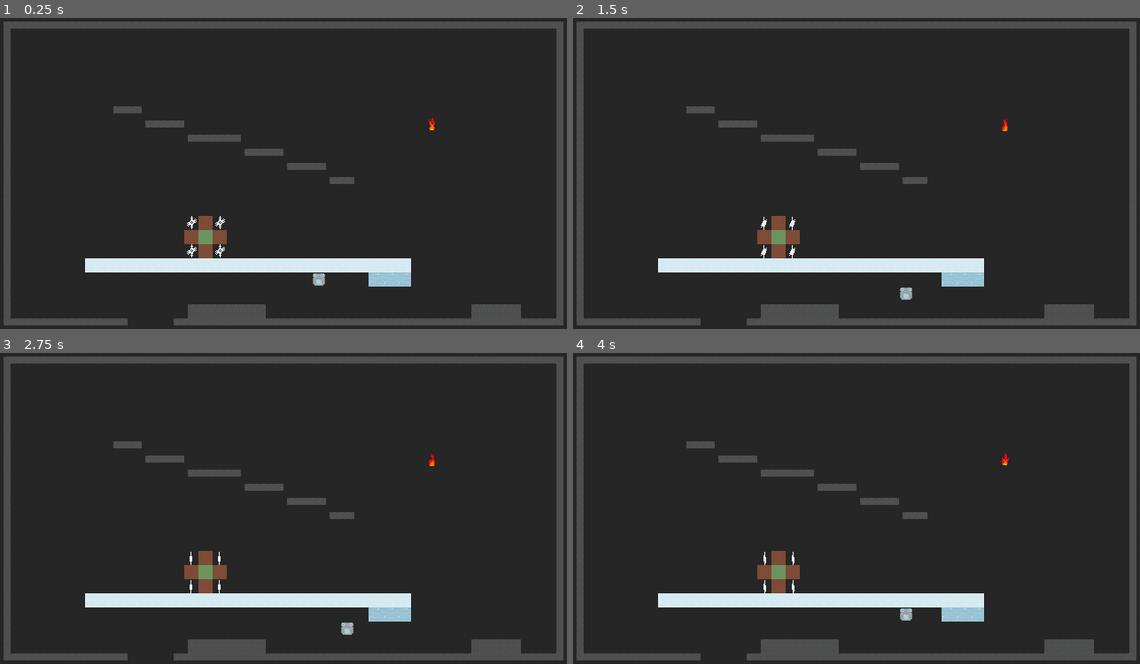
Above: before the commit, frames 1-4 (two rows, left to right).
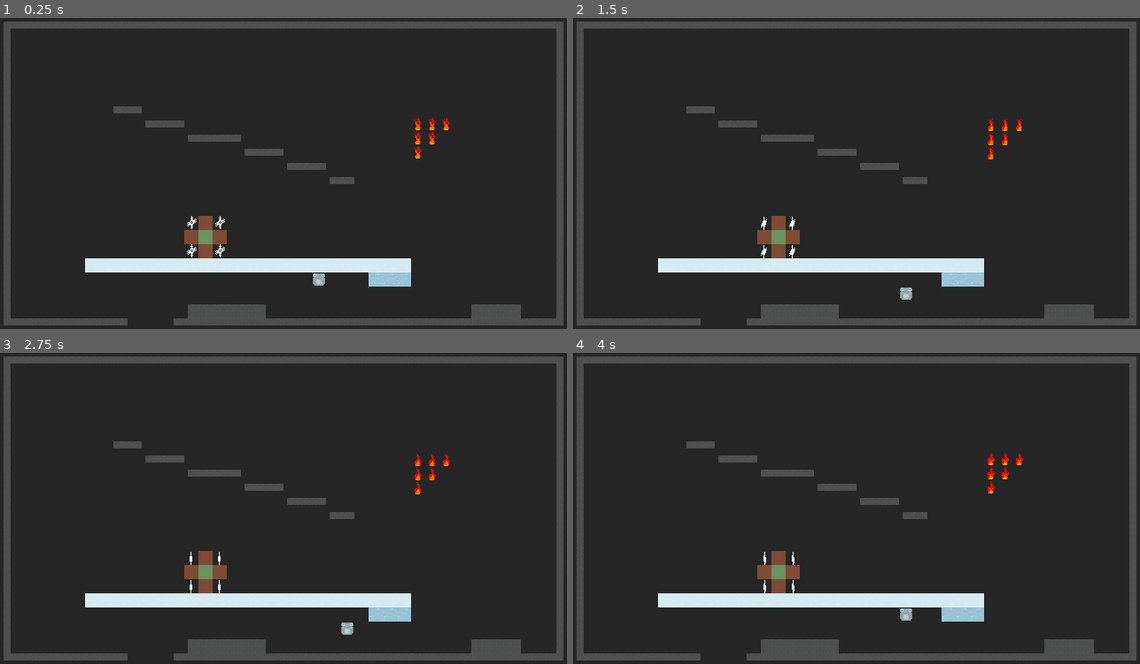
Above: after the commit, the same moments.

Repository: PhotonChaos/TemperatureBalance
Game: Godot game, scene res://scenes/main.tscn
Same seed, same stepped clock (60 frames per second), same inputs: the game is played once before the commit and once after it.
Inputs (mouse positions are in pixels of both pictures, inside the frame that each line leads up to):
- Up to frame 1 (0.25 s): no input
- Up to frame 2 (1.5 s): move the mouse to (981, 157) at 0.52 s; hold Right (move_right) 0.53-1.28 s; click (981, 157) at 0.67 s; move the mouse to (743, 189) at 1.27 s; hold Down (move_down) from 1.28 s (still down)
- Up to frame 3 (2.75 s): move the mouse to (340, 440) at 2.02 s; release Down (move_down) at 2.03 s; hold Right (move_right) from 2.03 s (still down)
- Up to frame 4 (4 s): move the mouse to (828, 570) at 2.77 s; release Right (move_right) at 2.78 s; hold Up (move_up) 2.78-3.53 s; click (828, 570) at 2.92 s; move the mouse to (1026, 555) at 3.52 s; hold Left (move_left) from 3.53 s (still down)

The runs differ from the first frame. In frame 1, 0.2% of the frame differs, in the area x 72-80%, y 32-46%; in frame 2, 0.1%; in frame 3, 0.1%; in frame 4, 0.2%.

Commit message:
Ice actually working

Diff:
--- a/scenes/levels/Level.tscn
+++ b/scenes/levels/Level.tscn
@@ -428,7 +428,7 @@
 player_template = ExtResource("2_k4dkn")
 
 [node name="LevelLayer" type="TileMapLayer" parent="."]
-tile_map_data = PackedByteArray("AAAAAAAAAAAAAAEAAAAAAAEAAAA …(2816 unchanged characters)… AAAAAAAAXABEAAwAAAAAAAAAYABEAAwAAAAAAAAA=")
+tile_map_data = PackedByteArray("AAAAAAAAAAAAAAEAAAAAAAEAAAA …(2816 unchanged characters)… AAAAAAAAXABEAAwAAAAAAAAAYABEAAwAAAAAAAAAdAAkABAAAAAAAAAAdAAgABAAAAAAAAAAdAAcABAAAAAAAAAAfAAcABAAAAAAAAAAeAAgABAAAAAAAAAA=")
 tile_set = SubResource("TileSet_u78y0")
 collision_enabled = false
 
--- a/scripts/level.gd
+++ b/scripts/level.gd
@@ -108,7 +108,7 @@
 				loss.emit()
 
 		TileType.ICE:
-			player_ref.forced_move = player_ref.MoveDir.LEFT
+			player_ref.forced_move = player_ref.last_move
 			player_ref.cooldown = player_ref.MAX_COOLDOWN * 10
 
 			if player_ref.temperature > 0:
--- a/scripts/player.gd
+++ b/scripts/player.gd
@@ -16,6 +16,7 @@
 enum MoveDir { NONE, UP, DOWN, LEFT, RIGHT }
 
 var forced_move: MoveDir = MoveDir.NONE
+var last_move: MoveDir = MoveDir.NONE
 
 # Movement cooldown
 const MAX_COOLDOWN = 0.01
@@ -67,15 +68,19 @@
 
 	if event.is_action_pressed("move_up") and can_move(MoveDir.UP):
 		forced_move = MoveDir.NONE
+		last_move = MoveDir.UP
 		request_move.emit(0, -1)
 	elif event.is_action_pressed("move_down") and can_move(MoveDir.DOWN):
 		forced_move = MoveDir.NONE
+		last_move = MoveDir.DOWN
 		request_move.emit(0, 1)
 	elif event.is_action_pressed("move_left") and can_move(MoveDir.LEFT):
 		forced_move = MoveDir.NONE
+		last_move = MoveDir.LEFT
 		request_move.emit(-1, 0)
 	elif event.is_action_pressed("move_right") and can_move(MoveDir.RIGHT):
 		forced_move = MoveDir.NONE
+		last_move = MoveDir.RIGHT
 		request_move.emit(1, 0)
 	elif event.is_action_pressed("retry"):
 		retry.emit()
